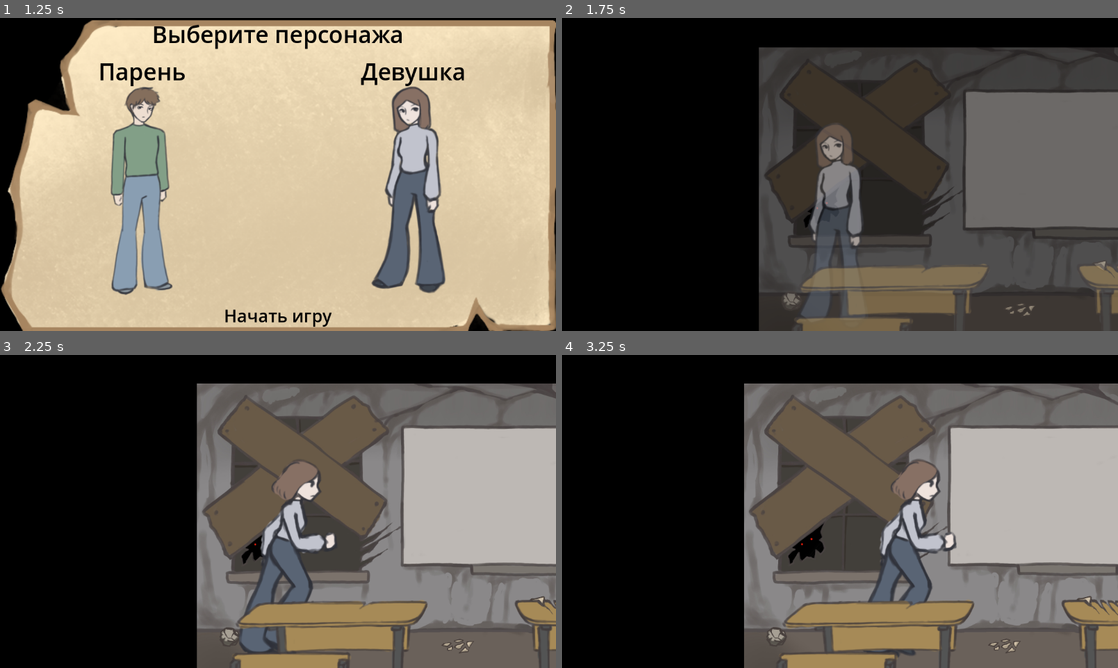
Above: before the commit, frames 1-4 (two rows, left to right).
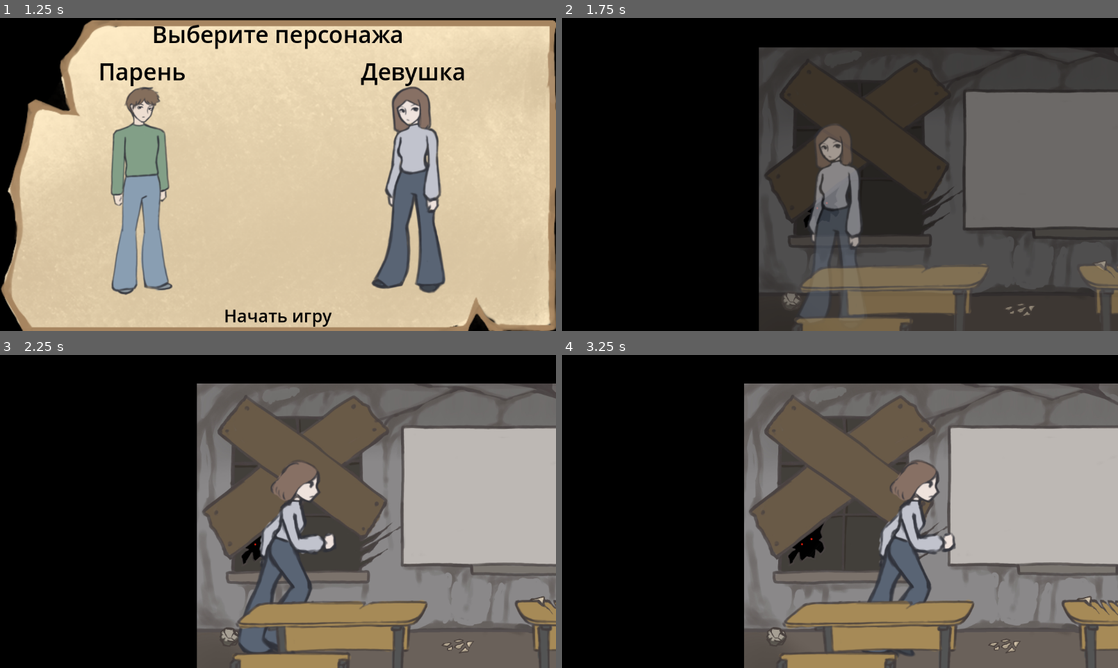
Above: after the commit, the same moments.

Repository: ArcKontyR/LimitOfYourPossibilities
Game: Godot game, scene res://Scenes/Menu.tscn
Same seed, same stepped clock (60 frames per second), same inputs: the game is played once before the commit and once after it.
Inputs (mouse positions are in pixels of both pictures, inside the frame that each line leads up to):
- Up to frame 1 (1.25 s): click (116, 143) at 0.5 s
- Up to frame 2 (1.75 s): click "Начать игру" at 1.25 s
- Up to frame 3 (2.25 s): move the mouse to (400, 495) at 2.02 s; hold D (right) from 2.03 s (still down); tap E (interact) at 2.1 s; click (400, 495) at 2.17 s
- Up to frame 4 (3.25 s): keep holding D (right); tap W (up) at 2.27, 3.02 s; move the mouse to (728, 527) at 2.77 s; tap E (interact) at 2.85 s

Frame 1 is identical in both runs. In frame 2, 0.5% of the frame differs, in the area x 42-54%, y 34-96%; in frame 3, 0.6%; in frame 4, 0.7%, in the area x 53-71%, y 33-96%.

Commit message:
remade task system remade tasks added new tasks player movement disabled on task solve

Diff:
--- a/Scenes/Levels/Corridor1.tscn
+++ b/Scenes/Levels/Corridor1.tscn
@@ -12,7 +12,7 @@
 [ext_resource type="Resource" uid="uid://dgrcy2k5tys30" path="res://Resources/Items/CLimitDivision.tres" id="6_3m78i"]
 [ext_resource type="PackedScene" uid="uid://dyg7fekjwhabs" path="res://Scenes/UI/UI.tscn" id="6_5pmrp"]
 [ext_resource type="PackedScene" uid="uid://b7kxn50j6vw0h" path="res://Scenes/Teacher.tscn" id="8_5hgnt"]
-[ext_resource type="Script" path="res://Scenes/Levels/EnemyPatrol.gd" id="8_k2qfy"]
+[ext_resource type="Script" path="res://Scripts/EnemyPatrol.gd" id="8_k2qfy"]
 [ext_resource type="PackedScene" uid="uid://be0emau7rnxpa" path="res://Scenes/AnimationBetweenScene.tscn" id="14_vlwsp"]
 
 [sub_resource type="Curve2D" id="Curve2D_f34fv"]
--- a/Scenes/Levels/Corridor2.tscn
+++ b/Scenes/Levels/Corridor2.tscn
@@ -76,6 +76,7 @@
 teleportFrom = "Corridor2"
 teleportTo = "Exit"
 teleportName = "7"
+difficulty = 3
 
 [node name="Player" parent="." instance=ExtResource("12_u4yie")]
 position = Vector2(206.25, 451.25)
--- /dev/null
+++ b/Scenes/Levels/Exit.tscn
@@ -0,0 +1,44 @@
+[gd_scene load_steps=8 format=3 uid="uid://b3lam8atstxt8"]
+
+[ext_resource type="Script" path="res://Scripts/Level.gd" id="1_ujw03"]
+[ext_resource type="Texture2D" uid="uid://ckigoxwy53rge" path="res://Sprites/Background/RoomBackground.jpg" id="2_sg7rb"]
+[ext_resource type="PackedScene" uid="uid://duf3rtoth5kj7" path="res://Scenes/Obstacles/Wall.tscn" id="8_qdu13"]
+[ext_resource type="PackedScene" uid="uid://dy8i1vkebg8ik" path="res://Scenes/Obstacles/Floor.tscn" id="9_v7cdt"]
+[ext_resource type="PackedScene" uid="uid://16iu0ilc444t" path="res://Scenes/Player.tscn" id="11_qevrq"]
+[ext_resource type="PackedScene" uid="uid://dyg7fekjwhabs" path="res://Scenes/UI/UI.tscn" id="12_5er5w"]
+[ext_resource type="PackedScene" uid="uid://be0emau7rnxpa" path="res://Scenes/AnimationBetweenScene.tscn" id="13_tqrbb"]
+
+[node name="Exit" type="Node2D"]
+scale = Vector2(0.5, 0.5)
+script = ExtResource("1_ujw03")
+
+[node name="Background" type="TextureRect" parent="."]
+offset_left = 2.0
+offset_right = 2584.0
+offset_bottom = 1224.0
+texture = ExtResource("2_sg7rb")
+
+[node name="Environment" type="Control" parent="."]
+visible = false
+layout_mode = 3
+anchors_preset = 0
+
+[node name="Wall" parent="Environment" instance=ExtResource("8_qdu13")]
+position = Vector2(0, -1)
+scale = Vector2(1, 20)
+
+[node name="Wall2" parent="Environment" instance=ExtResource("8_qdu13")]
+position = Vector2(2511, -1)
+scale = Vector2(1, 20)
+
+[node name="Floor" parent="Environment" instance=ExtResource("9_v7cdt")]
+position = Vector2(13, 1158)
+scale = Vector2(20, 1)
+
+[node name="Player" parent="." instance=ExtResource("11_qevrq")]
+position = Vector2(1274, 722)
+scale = Vector2(2, 2)
+
+[node name="UI" parent="." instance=ExtResource("12_5er5w")]
+
+[node name="AnimationPlayer" parent="." instance=ExtResource("13_tqrbb")]
--- a/Scenes/Levels/Stairs2-1.tscn
+++ b/Scenes/Levels/Stairs2-1.tscn
@@ -37,16 +37,16 @@
 scale = Vector2(1, 20)
 
 [node name="Floor" parent="Environment" instance=ExtResource("4_2r5ud")]
-position = Vector2(52, 730)
+position = Vector2(48, 780)
 scale = Vector2(4.58, 1)
 
 [node name="Floor2" parent="Environment" instance=ExtResource("4_2r5ud")]
-position = Vector2(640, 730)
+position = Vector2(636, 780)
 rotation = 0.550249
 scale = Vector2(5.3, 1)
 
 [node name="TeleportArea" parent="." instance=ExtResource("5_1u657")]
-position = Vector2(1052, 906)
+position = Vector2(1036, 918)
 scale = Vector2(1.8, 1.8)
 teleportFrom = "Stairs2-1"
 teleportTo = "Corridor2"
@@ -60,8 +60,8 @@
 teleportName = "1"
 
 [node name="Player" parent="." instance=ExtResource("6_31x63")]
-position = Vector2(200, 396)
-scale = Vector2(1.5, 1.5)
+position = Vector2(266, 424)
+scale = Vector2(1.6, 1.6)
 
 [node name="UI" parent="." instance=ExtResource("7_app4f")]
 
--- a/Scenes/Player.tscn
+++ b/Scenes/Player.tscn
@@ -1,7 +1,7 @@
 [gd_scene load_steps=34 format=3 uid="uid://16iu0ilc444t"]
 
 [ext_resource type="Script" path="res://Scripts/Player.gd" id="1_8huay"]
-[ext_resource type="Texture2D" uid="uid://b7qbjgdq6pth4" path="res://Sprites/PlayerSprite.png" id="2_m78cn"]
+[ext_resource type="Texture2D" uid="uid://uhiqcd1iiwte" path="res://Sprites/PlayerSprite2.png" id="2_c8gv8"]
 [ext_resource type="PackedScene" uid="uid://syai1i2peyh2" path="res://Scenes/Сamera.tscn" id="3_vflur"]
 
 [sub_resource type="CapsuleShape2D" id="CapsuleShape2D_ltd0l"]
@@ -347,7 +347,7 @@
 
 [node name="Sprite" type="Sprite2D" parent="."]
 scale = Vector2(0.7, 0.7)
-texture = ExtResource("2_m78cn")
+texture = ExtResource("2_c8gv8")
 flip_h = true
 hframes = 4
 vframes = 2
--- a/Scenes/UI/TaskSwitcher.tscn
+++ b/Scenes/UI/TaskSwitcher.tscn
@@ -324,6 +324,7 @@
 [connection signal="checkFailed" from="HardTask" to="HardTask/CheckButton" method="_on_task_check_failed"]
 [connection signal="taskCleared" from="HardTask" to="HardTask/CheckButton" method="_on_task_task_cleared"]
 [connection signal="button_down" from="HardTask/CheckButton" to="HardTask" method="_on_check_button_button_down"]
+[connection signal="checkTryExceeded" from="HardTask/CheckButton" to="." method="toggleVisibility"]
 [connection signal="checkFailed" from="NormalTask" to="NormalTask/CheckButton" method="_on_task_check_failed"]
 [connection signal="taskCleared" from="NormalTask" to="NormalTask/CheckButton" method="_on_task_task_cleared"]
 [connection signal="button_down" from="NormalTask/CheckButton" to="NormalTask" method="_on_check_button_button_down"]
--- a/Scripts/Enemy.gd
+++ b/Scripts/Enemy.gd
@@ -5,6 +5,7 @@
 
 var alerted = false;
 var taskCompleted = false;
+var player: Player;
 
 signal alertion_changed(alerted: bool);
 
@@ -12,18 +13,27 @@
 func _ready():
 	taskCompleted = GlobalSettings.save.map.exams.get(name);
 	task.checkSuccessful.connect(task_complete);
-	pass # Replace with function body.
+	task.checkFailed.connect(task_failed);
 
 func _on_hitbox_body_entered(body):
 	if (body is Player):
+		player = body;
 		print_rich("[color=yellow]%s[/color] entered an enemy area" % body.name);
 		if (!taskCompleted):
-			task.startExam("hard");
+			player.disableProcess();
+			task.startExam(TaskDifficulty.TaskDifficulty.HARD);
 
 func task_complete():
 	taskCompleted = true;
+	player.enableProcess();
 	GlobalSettings.save.map.exams[name] = taskCompleted;
 	print("task completed");
+
+func task_failed():
+	taskCompleted = false;
+	player.enableProcess();
+	GlobalSettings.save.map.exams[name] = taskCompleted;
+	print("task failed");
 
 func _on_view_body_entered(body):
 	if (body is Player && !taskCompleted):
--- /dev/null
+++ b/Scripts/Enums/Gender.gd
@@ -0,0 +1,5 @@
+class_name Gender
+enum {
+	MALE = 0,
+	FEMALE = 1
+}
--- /dev/null
+++ b/Scripts/Enums/TaskDifficulty.gd
@@ -0,0 +1,6 @@
+class_name TaskDifficulty
+enum TaskDifficulty{
+	NORMAL = 1,
+	HARD = 2,
+	HARDER = 3
+}
--- a/Scripts/GlobalSettings.gd
+++ b/Scripts/GlobalSettings.gd
@@ -1,10 +1,6 @@
 extends Node
-enum Gender{
-	MALE = 0,
-	FEMALE = 1
-}
 
-@export var playerGender = GlobalSettings.Gender.FEMALE;
+@export var playerGender = Gender.FEMALE;
 @export var save: SaveGame;
 
 func _notification(what):
--- a/Scripts/Level.gd
+++ b/Scripts/Level.gd
@@ -1,3 +1,4 @@
+class_name Level
 extends Node2D
 @onready var _player = $Player
 @onready var _ui_inventory = $UI/Inventory
--- a/Scripts/Player.gd
+++ b/Scripts/Player.gd
@@ -16,7 +16,7 @@
 var currentSpeed = stats.speed;
 
 func _ready():
-	animationTree = $WAnimationTree if GlobalSettings.playerGender == GlobalSettings.Gender.FEMALE else $MAnimationTree;
+	animationTree = $WAnimationTree if GlobalSettings.playerGender == Gender.FEMALE else $MAnimationTree;
 	animationTree.active = true;
 
 func _process(_delta):
@@ -61,8 +61,24 @@
 			if isAdded:
 				interactedItem.disable();
 		if (interactedItem is Teleport):
+			if (interactedItem.shouldExam):
+				disableProcess();
 			_useTeleport(interactedItem);
 		#set_meta("collidesWith", null)
+
+func disableProcess():
+	_toogleProcess(false);
+
+func enableProcess():
+	_toogleProcess(true);
+
+func _toogleProcess(_enable: bool):
+	direction = 0;
+	_process(0.001);
+	set_process_input(_enable);
+	set_process(_enable);
+	set_physics_process(_enable);
+
 
 func _useTeleport(teleport: Teleport):
 	print("Is teleport")
--- a/Scripts/PlayerStatistics.gd
+++ b/Scripts/PlayerStatistics.gd
@@ -1,7 +1,7 @@
 class_name PlayerStatistics
 extends Resource
 
-@export var gender = GlobalSettings.Gender.FEMALE;
+@export var gender = Gender.FEMALE;
 @export var speed: float = 150.0
 @export var sprintMultiplier: float = 1.8;
 @export var currentMap: String = "";
--- a/Scripts/Slot.gd
+++ b/Scripts/Slot.gd
@@ -10,7 +10,7 @@
 func setItem(unique_id: String) -> void:
 	itemUniqueId = unique_id;
 
-	var data = ItemDatabase.get_item_data(unique_id);
+	var data: Item = ItemDatabase.get_item_data(unique_id);
 	texture_rect.texture = data.texture;
 	name_label.text = data.title;
 
--- a/Scripts/TaskContainer.gd
+++ b/Scripts/TaskContainer.gd
@@ -82,24 +82,26 @@
 		print("disabling exam");
 		toggleVisibility();
 
-func startExam(diff: String):
+func startExam(diff: TaskDifficulty.TaskDifficulty):
 	print_rich("starting [color=yellow]%s[/color] difficulty" % diff);
 	toggleVisibility();
 	if (visible):
 		match diff:
-			"hard":
-				print("loading hards");
-				_load_tasks(TaskDatabase.HARD_TASKS, true);
-			"normal":
-				_load_tasks(TaskDatabase.TASKS);
+			TaskDifficulty.TaskDifficulty.NORMAL:
+				_load_tasks(TaskDatabase.TASKS, diff);
+			TaskDifficulty.TaskDifficulty.HARD:
+				#print("loading hards");
+				_load_tasks(TaskDatabase.HARD_TASKS, diff);
+			TaskDifficulty.TaskDifficulty.HARDER:
+				_load_tasks(TaskDatabase.HARDER_TASKS, diff);
 			_:
 				printerr("why are we still here");
 
-func _load_tasks(tasks: Dictionary, needHard: bool = false):
+func _load_tasks(tasks: Dictionary, tier: int = 1):
 	#print("load tasks with params: needHard - %s, tasks - %s" % [needHard,tasks]);
 	randomize();
 	var limitNumber: int = randi_range(1, tasks.size());
-	loadLimitAsJSON(TaskDatabase.get_task_path(limitNumber, needHard));
+	loadLimitAsJSON(TaskDatabase.get_task_path(limitNumber, tier));
 
 func left_click_empty_slot(slot: TaskSlot):
 		slot.setItem(UI.holdingItem)
@@ -147,7 +149,7 @@
 			checkFailed.emit();
 			return;
 		if (answer_box != null):
-			if (answer_box.text.to_int() != currentLimitLoaded["Answer"]):
+			if (answer_box.text != currentLimitLoaded["Answer"]):
 				checkFailed.emit();
 				return;
 	checkSuccessful.emit();
--- a/Scripts/TaskDatabase.gd
+++ b/Scripts/TaskDatabase.gd
@@ -3,13 +3,19 @@
 # Maps unique IDs of items to ItemData instances.
 var TASKS = {}
 var HARD_TASKS = {}
+var HARDER_TASKS = {}
 
 func _ready() -> void:
 	var items = _load_items();
 	var i = 0;
 	var hi=0;
+	var hri=0;
 	for item: String in items:
-		if (item.contains("hard")):
+		if (item.contains("harder")):
+			print("adding harder task");
+			hri+=1;
+			HARDER_TASKS[hri] = item;
+		elif (item.contains("hard")):
 			print("adding hard task");
 			hi+=1;
 			HARD_TASKS[hi] = item;
@@ -19,8 +25,14 @@
 			TASKS[i] = item;
 
 
-func get_task_path(index: int, needHard: bool = false) -> String:
-	return _get_hard_task_path(index) if needHard else _get_normal_task_path(index);
+func get_task_path(index: int, difficulty: TaskDifficulty.TaskDifficulty = TaskDifficulty.TaskDifficulty.NORMAL) -> String:
+	match difficulty:
+		TaskDifficulty.TaskDifficulty.HARD:
+			return _get_hard_task_path(index);
+		TaskDifficulty.TaskDifficulty.HARDER:
+			return _get_harder_task_path(index);
+		_:
+			return _get_normal_task_path(index);
 
 func _get_hard_task_path(index:int) -> String:
 	if not index in HARD_TASKS:
@@ -28,6 +40,13 @@
 		return "";
 
 	return HARD_TASKS[index];
+
+func _get_harder_task_path(index:int) -> String:
+	if not index in HARDER_TASKS:
+		printerr("Trying to get nonexistent item %s in items database" % index)
+		return "";
+
+	return HARDER_TASKS[index];
 
 func _get_normal_task_path(index: int) -> String:
 	if not index in TASKS:
--- a/Scripts/TaskSwitcher.gd
+++ b/Scripts/TaskSwitcher.gd
@@ -11,37 +11,47 @@
 	if visible:
 		toggleVisibility();
 
-func startExam(difficulty: String):
+func startExam(difficulty: TaskDifficulty.TaskDifficulty):
 	if !visible:
 		toggleVisibility();
+	print(difficulty);
 	match difficulty:
-		"hard":
+		TaskDifficulty.TaskDifficulty.HARD:
 			hard_task.startExam(difficulty);
 			hard_task.checkSuccessful.connect(_examCompleted);
 			hard_task.checkFailed.connect(_examFailed);
-		"normal":
+		TaskDifficulty.TaskDifficulty.HARDER:
+			hard_task.startExam(difficulty);
+			hard_task.checkSuccessful.connect(_examCompleted);
+			hard_task.checkFailed.connect(_examFailed);
+		TaskDifficulty.TaskDifficulty.NORMAL:
 			normal_task.startExam(difficulty);
 			normal_task.checkSuccessful.connect(_examCompleted);
 			normal_task.checkFailed.connect(_examFailed);
 
 
 func _examCompleted():
-	if (hard_task.checkSuccessful.is_connected(_examCompleted)):
-		hard_task.checkSuccessful.disconnect(_examCompleted);
-	if (normal_task.checkSuccessful.is_connected(_examCompleted)):
-		normal_task.checkSuccessful.disconnect(_examCompleted);
+	_disconnectSignals();
 	checkSuccessful.emit();
 	if visible:
 		toggleVisibility();
 
 func _examFailed():
-	if (hard_task.checkFailed.is_connected(_examCompleted)):
-		hard_task.checkFailed.disconnect(_examCompleted);
-	if (normal_task.checkFailed.is_connected(_examCompleted)):
-		normal_task.checkFailed.disconnect(_examCompleted);
+	_disconnectSignals();
 	checkFailed.emit();
 	if visible:
 		toggleVisibility();
 
+
+func _disconnectSignals():
+	if (hard_task.checkFailed.is_connected(_examCompleted)):
+		hard_task.checkFailed.disconnect(_examCompleted);
+	if (hard_task.checkSuccessful.is_connected(_examCompleted)):
+		hard_task.checkSuccessful.disconnect(_examCompleted);
+	if (normal_task.checkFailed.is_connected(_examCompleted)):
+		normal_task.checkFailed.disconnect(_examCompleted);
+	if (normal_task.checkSuccessful.is_connected(_examCompleted)):
+		normal_task.checkSuccessful.disconnect(_examCompleted);
+
 func toggleVisibility():
 	visible = !visible;
--- a/Scripts/TeleportArea.gd
+++ b/Scripts/TeleportArea.gd
@@ -6,6 +6,7 @@
 @export var teleportFrom: String;
 @export var teleportTo: String;
 @export var teleportName: String;
+@export var difficulty: TaskDifficulty.TaskDifficulty = TaskDifficulty.TaskDifficulty.NORMAL;
 
 @onready var player = get_parent().get_node("Player");
 @onready var task = get_parent().get_node("UI/TaskSwitcher") as TaskSwitcher;
@@ -18,12 +19,11 @@
 	task.checkSuccessful.connect(examFinished.bind(true));
 	task.checkFailed.connect(examFinished.bind(false));
 
-	var actions = InputMap.action_get_events( "interact" )
+	var actions = InputMap.action_get_events("interact")
 	var actionEvent = actions[0] as InputEventKey;
 	var key = OS.get_keycode_string( actionEvent.physical_keycode ) as String;
 	hintLabel.text = "Нажми [color=red]%s[/color] для перехода" % key;
 	hintLabel.hide();
-
 
 func _on_body_entered(body):
 	if (not body is Player):
@@ -62,7 +62,7 @@
 	if shouldExam && !taskComplete:
 		if not task.checkSuccessful.is_connected(_teleport):
 			task.checkSuccessful.connect(_teleport.bind(interactedItem))
-		task.startExam("normal");
+		task.startExam(difficulty);
 	else:
 		_teleport(interactedItem);
 
@@ -83,6 +83,7 @@
 		var nextLevelName: String = interactedItem.teleportTo;
 		levelAnimPlayer.play("ChangeScene");
 		levelAnimPlayer.animation_finished.connect(_changeSceneTo.bind(nextLevelName));
+		player.enableProcess();
 
 func _changeSceneTo(_animName: String, _sceneName:String):
 	get_tree().change_scene_to_file("res://Scenes/Levels/%s.tscn" % _sceneName);
--- a/Tasks/Definitions/hardLim1.json
+++ b/Tasks/Definitions/hardLim1.json
@@ -1,14 +1,14 @@
 {
 	"unique_id": "h1",
 	"Name": "hardLim1",
-	"Path": "Images/hardLim1/",
+	"Path": "Images/",
 	"Parts": [
 		{
-			"PictureName": "HL1_1.png",
+			"PictureName": "limit.png",
 			"CompareCode": 1
 		},
 		{
-			"PictureName": "HL1_2.png",
+			"PictureName": "xtoone.png",
 			"CompareCode": 2
 		},
 		{
@@ -16,9 +16,9 @@
 			"CompareCode": 3
 		},
 		{
-			"PictureName": "HL1_4.png",
+			"PictureName": "equals.png",
 			"CompareCode": 4
 		}
 	],
-	"Answer": -1
+	"Answer": "-1"
 }
--- a/Tasks/Definitions/hardLim2.json
+++ b/Tasks/Definitions/hardLim2.json
@@ -1,14 +1,14 @@
 {
 	"unique_id": "h2",
 	"Name": "hardLim2",
-	"Path": "Images/hardLim2/",
+	"Path": "Images/",
 	"Parts": [
 		{
-			"PictureName": "HL2_1.png",
+			"PictureName": "limit.png",
 			"CompareCode": 1
 		},
 		{
-			"PictureName": "HL2_2.png",
+			"PictureName": "xtothree.png",
 			"CompareCode": 2
 		},
 		{
@@ -16,9 +16,9 @@
 			"CompareCode": 3
 		},
 		{
-			"PictureName": "HL2_4.png",
+			"PictureName": "equals.png",
 			"CompareCode": 4
 		}
 	],
-	"Answer": 30
+	"Answer": "30"
 }
--- a/Tasks/Definitions/hardLim3.json
+++ b/Tasks/Definitions/hardLim3.json
@@ -1,14 +1,14 @@
 {
 	"unique_id": "h3",
 	"Name": "hardLim3",
-	"Path": "Images/hardLim3/",
+	"Path": "Images/",
 	"Parts": [
 		{
-			"PictureName": "HL3_1.png",
+			"PictureName": "limit.png",
 			"CompareCode": 1
 		},
 		{
-			"PictureName": "HL3_2.png",
+			"PictureName": "xtotwo.png",
 			"CompareCode": 2
 		},
 		{
@@ -16,9 +16,9 @@
 			"CompareCode": 3
 		},
 		{
-			"PictureName": "HL3_4.png",
+			"PictureName": "equals.png",
 			"CompareCode": 4
 		}
 	],
-	"Answer": 22
+	"Answer": "22"
 }
--- a/Tasks/Definitions/hardLim4.json
+++ b/Tasks/Definitions/hardLim4.json
@@ -1,14 +1,14 @@
 {
 	"unique_id": "h4",
 	"Name": "hardLim4",
-	"Path": "Images/hardLim4/",
+	"Path": "Images/",
 	"Parts": [
 		{
-			"PictureName": "HL4_1.png",
+			"PictureName": "limit.png",
 			"CompareCode": 1
 		},
 		{
-			"PictureName": "HL4_2.png",
+			"PictureName": "xtotwo.png",
 			"CompareCode": 2
 		},
 		{
@@ -16,9 +16,9 @@
 			"CompareCode": 3
 		},
 		{
-			"PictureName": "HL4_4.png",
+			"PictureName": "equals.png",
 			"CompareCode": 4
 		}
 	],
-	"Answer": 3
+	"Answer": "3"
 }
--- a/Tasks/Definitions/lim1.json
+++ b/Tasks/Definitions/harderLim1.json
@@ -1,27 +1,24 @@
 {
-	"unique_id": "1",
-	"Name": "lim1",
-	"Path": "Images/lim1/",
+	"unique_id": "hr1",
+	"Name": "harderLim1",
+	"Path": "Images/",
 	"Parts": [
 		{
-			"PictureName": "L1_1.png",
+			"PictureName": "limit.png",
 			"CompareCode": 1
 		},
 		{
-			"PictureName": "L1_2.png",
+			"PictureName": "xtozero.png",
 			"CompareCode": 2
 		},
 		{
-			"PictureName": "L1_3.png",
+			"PictureName": "HrL1_3.png",
 			"CompareCode": 3
 		},
 		{
-			"PictureName": "L1_4.png",
+			"PictureName": "equals.png",
 			"CompareCode": 4
-		},
-		{
-			"PictureName": "L1_5.png",
-			"CompareCode": 5
 		}
-	]
+	],
+	"Answer": "3"
 }
--- /dev/null
+++ b/Tasks/Definitions/harderLim2.json
@@ -0,0 +1,24 @@
+{
+  "unique_id": "h2",
+  "Name": "harderLim2",
+  "Path": "Images/",
+  "Parts": [
+    {
+      "PictureName": "limit.png",
+      "CompareCode": 1
+    },
+    {
+      "PictureName": "xtozero.png",
+      "CompareCode": 2
+    },
+    {
+      "PictureName": "HrL2_3.png",
+      "CompareCode": 3
+    },
+    {
+      "PictureName": "equals.png",
+      "CompareCode": 4
+    }
+  ],
+  "Answer": "1"
+}
--- /dev/null
+++ b/Tasks/Definitions/harderLim3.json
@@ -0,0 +1,24 @@
+{
+  "unique_id": "h3",
+  "Name": "harderLim3",
+  "Path": "Images/",
+  "Parts": [
+    {
+      "PictureName": "limit.png",
+      "CompareCode": 1
+    },
+    {
+      "PictureName": "xtoinf.png",
+      "CompareCode": 2
+    },
+    {
+      "PictureName": "HrL3_3.png",
+      "CompareCode": 3
+    },
+    {
+      "PictureName": "equals.png",
+      "CompareCode": 4
+    }
+  ],
+  "Answer": "e"
+}
--- /dev/null
+++ b/Tasks/Definitions/harderLim4.json
@@ -0,0 +1,24 @@
+{
+  "unique_id": "hr4",
+  "Name": "harderLim4",
+  "Path": "Images/",
+  "Parts": [
+    {
+      "PictureName": "limit.png",
+      "CompareCode": 1
+    },
+    {
+      "PictureName": "xtozero.png",
+      "CompareCode": 2
+    },
+    {
+      "PictureName": "HrL4_3.png",
+      "CompareCode": 3
+    },
+    {
+      "PictureName": "equals.png",
+      "CompareCode": 4
+    }
+  ],
+  "Answer": "2"
+}
--- /dev/null
+++ b/Tasks/Definitions/harderLim5.json
@@ -0,0 +1,24 @@
+{
+  "unique_id": "hr5",
+  "Name": "harderLim5",
+  "Path": "Images/",
+  "Parts": [
+    {
+      "PictureName": "limit.png",
+      "CompareCode": 1
+    },
+    {
+      "PictureName": "xtozero.png",
+      "CompareCode": 2
+    },
+    {
+      "PictureName": "HrL5_3.png",
+      "CompareCode": 3
+    },
+    {
+      "PictureName": "equals.png",
+      "CompareCode": 4
+    }
+  ],
+  "Answer": "2"
+}
--- a/Tasks/Definitions/lim2.json
+++ b/Tasks/Definitions/lim2.json
@@ -1,14 +1,14 @@
 {
 	"unique_id": "2",
 	"Name": "lim2",
-	"Path": "Images/lim2/",
+	"Path": "Images/",
 	"Parts": [
 		{
-			"PictureName": "L2_1.png",
+			"PictureName": "limit.png",
 			"CompareCode": 1
 		},
 		{
-			"PictureName": "L2_2.png",
+			"PictureName": "xtozero.png",
 			"CompareCode": 2
 		},
 		{
@@ -16,11 +16,11 @@
 			"CompareCode": 3
 		},
 		{
-			"PictureName": "L2_4.png",
+			"PictureName": "equals.png",
 			"CompareCode": 4
 		},
 		{
-			"PictureName": "L2_5.png",
+			"PictureName": "zero.png",
 			"CompareCode": 5
 		}
 	]
--- a/Tasks/Definitions/lim3.json
+++ b/Tasks/Definitions/lim3.json
@@ -1,14 +1,14 @@
 {
 	"unique_id": "3",
 	"Name": "lim3",
-	"Path": "Images/lim3/",
+	"Path": "Images/",
 	"Parts": [
 		{
-			"PictureName": "L3_1.png",
+			"PictureName": "limit.png",
 			"CompareCode": 1
 		},
 		{
-			"PictureName": "L3_2.png",
+			"PictureName": "xtotwo.png",
 			"CompareCode": 2
 		},
 		{
@@ -16,11 +16,11 @@
 			"CompareCode": 3
 		},
 		{
-			"PictureName": "L3_4.png",
+			"PictureName": "equals.png",
 			"CompareCode": 4
 		},
 		{
-			"PictureName": "L3_5.png",
+			"PictureName": "eight.png",
 			"CompareCode": 5
 		}
 	]
Renamed: Scenes/Levels/EnemyPatrol.gd -> Scripts/EnemyPatrol.gd
Binary file added: Sprites/PlayerSprite2.png
Not shown, added: Sprites/PlayerSprite2.png.import
Renamed: Tasks/Images/hardLim1/HL1_3.png -> Tasks/Images/HL1_3.png
Not shown, added: Tasks/Images/HL1_3.png.import
Renamed: Tasks/Images/hardLim2/HL2_3.png -> Tasks/Images/HL2_3.png
Not shown, added: Tasks/Images/HL2_3.png.import
Renamed: Tasks/Images/hardLim3/HL3_3.png -> Tasks/Images/HL3_3.png
Not shown, added: Tasks/Images/HL3_3.png.import
Renamed: Tasks/Images/hardLim4/HL4_3.png -> Tasks/Images/HL4_3.png
Not shown, added: Tasks/Images/HL4_3.png.import
Not shown, added: Tasks/Images/HL5_3.png.import
(and 84 more such lines)
